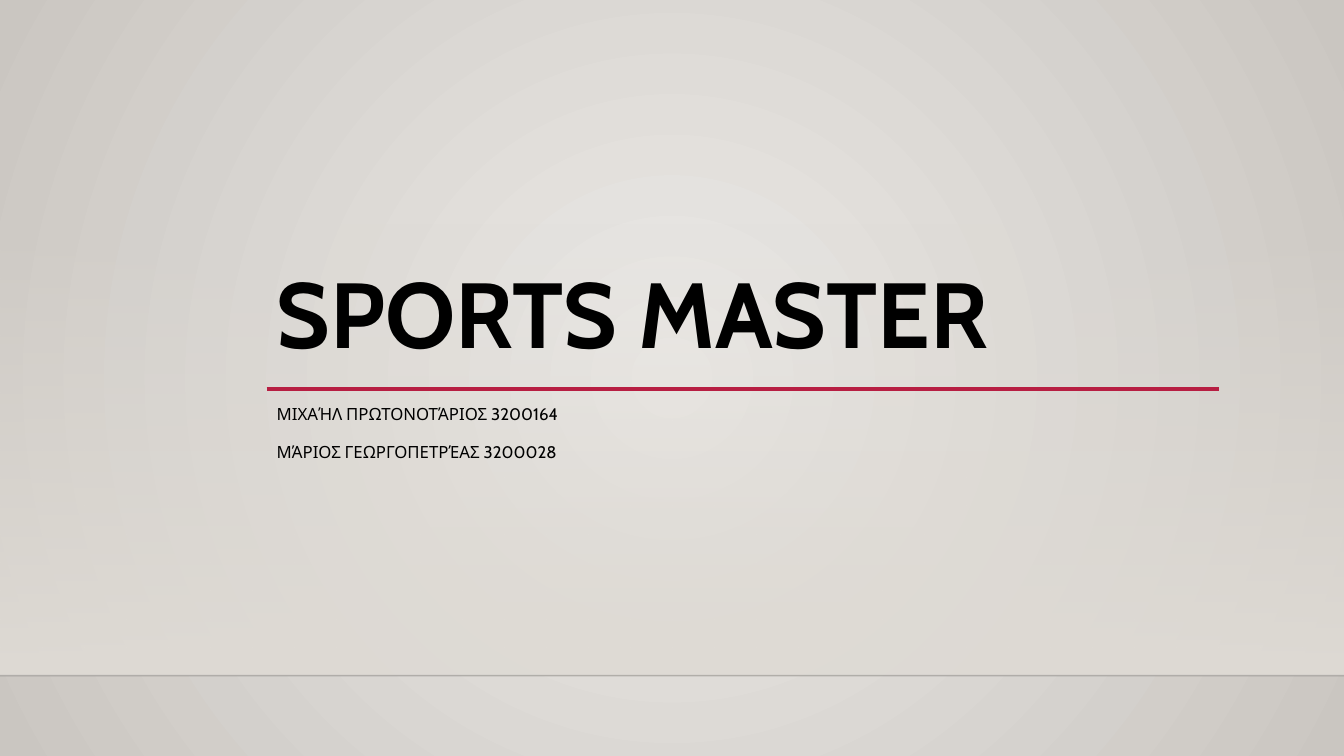
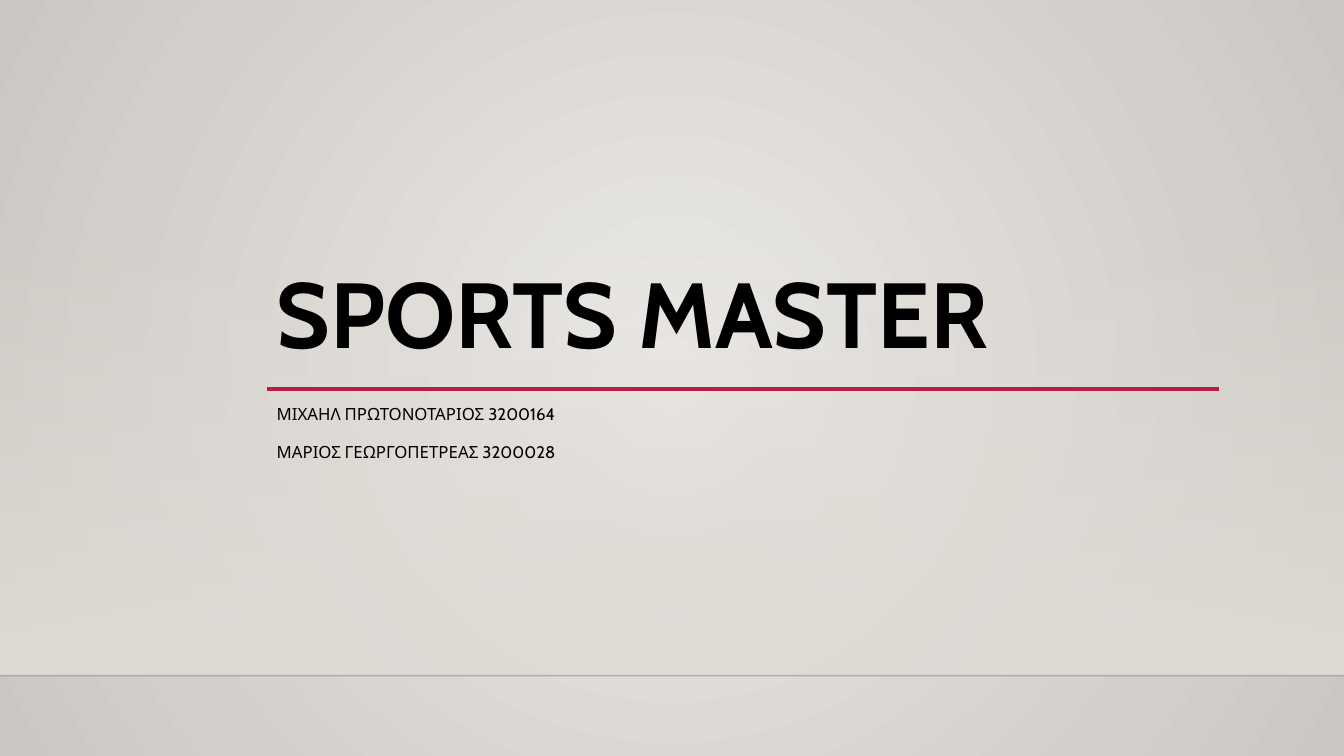
Before and after one commit to mgptreas/SportsMaster, a slide deck: slide 1 of Φ2/Ομάδα-3_3200028_3200164.pptx. Drawn at 1344x756 pixels with LibreOffice and Linux fonts; fonts in the diff are those of the drawing; background and template pictures are left out. Boxes give left, top, right and bottom in pixels: in the first picture for what was removed or moved away, otherwise in the second. Text is boxed around its words. In the diff, an @@ line names an element or a change of style, - is before the commit and + after.

```diff
--- a/Φ2/Ομάδα-3_3200028_3200164.pptx
+++ b/Φ2/Ομάδα-3_3200028_3200164.pptx
@@ subtitle at [277, 408, 555, 458]: text changed @@
-ΜΙΧΑΉΛ ΠΡΩΤΟΝΟΤΆΡΙΟΣ 3200164
-ΜΆΡΙΟΣ ΓΕΩΡΓΟΠΕΤΡΈΑΣ 3200028
+ΜΙΧΑΗΛ ΠΡΩΤΟΝΟΤΑΡΙΟΣ 3200164
+ΜΑΡΙΟΣ ΓΕΩΡΓΟΠΕΤΡΕΑΣ 3200028
```
Also in this commit, not shown: 5 other slides changed, 1 other file.
